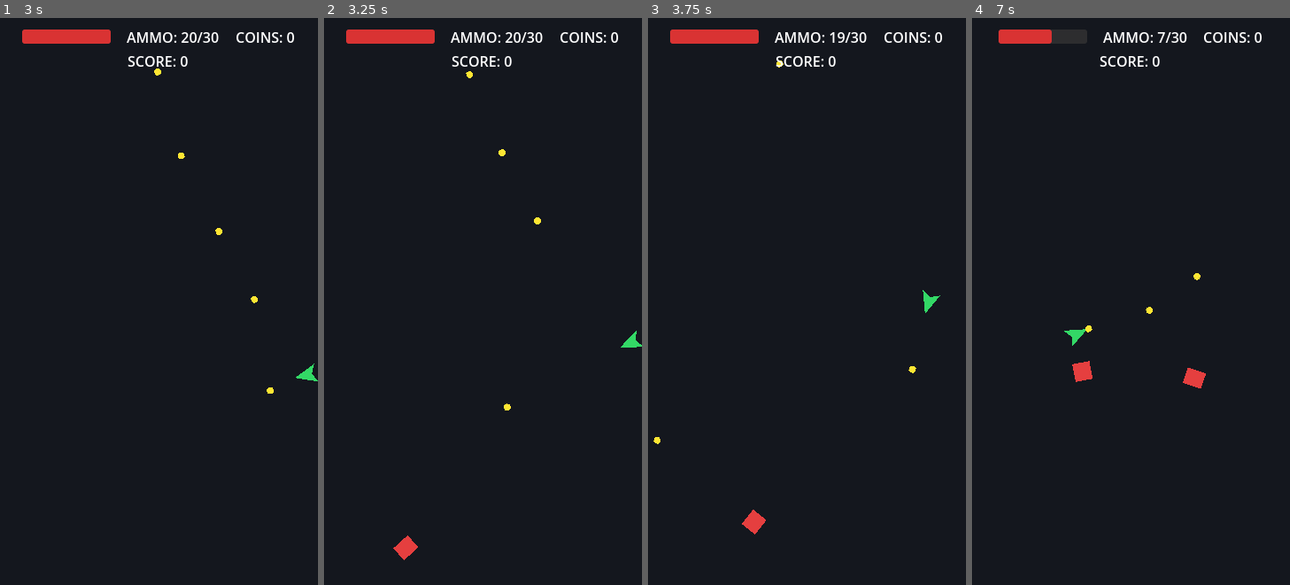
Above: before the commit, frames 1-4 (left to right).
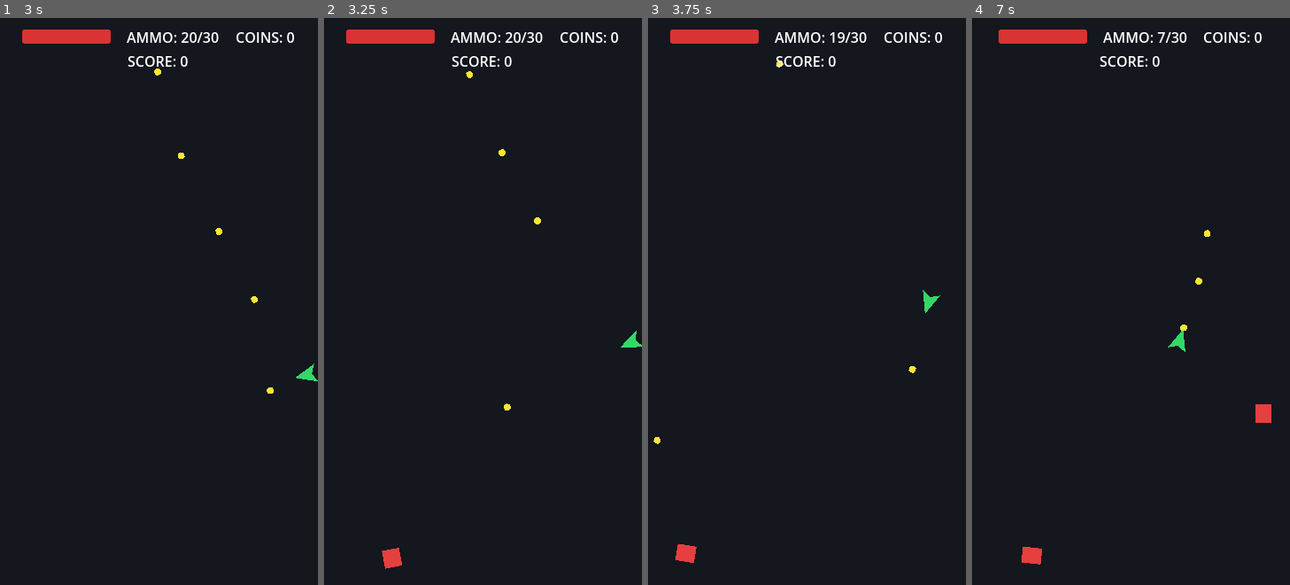
Above: after the commit, the same moments.

Repository: infantex-team/godot-survive-shoot
Game: Godot game, scene res://Game/game_view.tscn
The game is run twice, just before and just after one commit, with the same random seed, the same clock (stepped at 60 frames per second) and the same inputs.
Inputs (mouse positions are in pixels of both pictures, inside the frame that each line leads up to):
- Up to frame 1 (3 s): tap Enter at 0.5 s; move the mouse to (228, 273) at 0.52 s; press the mouse at (228, 273) at 0.53 s; hold D (move_right) 0.53-1.28 s; move the mouse to (95, 329) at 1.27 s; release the mouse at (95, 329) at 1.28 s; hold S (move_down) 1.28-2.03 s; click (95, 329) at 1.35 s; move the mouse to (190, 176) at 2.02 s; press the mouse at (190, 176) at 2.03 s; hold D (move_right) 2.03-2.78 s; move the mouse to (143, 414) at 2.77 s; release the mouse at (143, 414) at 2.78 s; hold W (move_up) from 2.78 s (still down); click (143, 414) at 2.85 s
- Up to frame 2 (3.25 s): keep holding W (move_up)
- Up to frame 3 (3.75 s): move the mouse to (902, 386) at 3.52 s; release W (move_up) at 3.53 s; press the mouse at (902, 386) at 3.53 s; hold A (move_left) from 3.53 s (still down)
- Up to frame 4 (7 s): move the mouse to (1035, 216) at 4.27 s; release the mouse at (1035, 216) at 4.28 s; click (1035, 216) at 4.35 s; move the mouse to (1146, 301) at 5.02 s; release A (move_left) at 5.03 s; press the mouse at (1146, 301) at 5.03 s; hold S (move_down) 5.03-5.78 s; move the mouse to (1083, 159) at 5.77 s; release the mouse at (1083, 159) at 5.78 s; hold D (move_right) 5.78-6.53 s; click (1083, 159) at 5.85 s; move the mouse to (1200, 273) at 6.52 s; press the mouse at (1200, 273) at 6.53 s; hold W (move_up) from 6.53 s (still down)

Frame 1 is identical in both runs. In frame 2, 0.3% of the frame differs, in the area x 18-30%, y 91-98%; in frame 3, 0.3%; in frame 4, 1.3%, in the area x 15-95%, y 2-97%.

Commit message:
+ improve enemy behaviour

Diff:
--- a/Game/Enemy/enemy.gd
+++ b/Game/Enemy/enemy.gd
@@ -3,48 +3,122 @@
 
 signal enemy_died(score_value: int)
 
-@export var speed: float = 80.0
+enum AIState {
+	PATROL,
+	CHASE,
+	INVESTIGATE,
+	RETURN
+}
+
+const PLAYER_GROUP := "player"
+const ENEMY_GROUP := "enemies"
+const WALL_COLLISION_MASK := 8
+
+@export_category("Combat")
 @export var max_hp: int = 3
 @export var damage: int = 1
 @export var attack_cooldown: float = 1.0
 @export var score_value: int = 10
 
+@export_category("Movement")
+@export var patrol_speed: float = 70.0
+@export var chase_speed: float = 110.0
+@export var investigate_speed: float = 85.0
+@export var return_speed: float = 85.0
+@export var acceleration: float = 700.0
+@export var turn_speed: float = 12.0
+@export var waypoint_reached_distance: float = 14.0
+@export var path_update_interval: float = 0.25
+@export var target_repath_distance: float = 16.0
+
+@export_category("Patrol")
+@export var patrol_waypoints: Array[Vector2] = []
+@export var loop_patrol: bool = true
+@export var ping_pong_patrol: bool = false
+@export var wait_at_waypoint: float = 0.15
+
+@export_category("Detection")
+@export var vision_range: float = 220.0
+@export_range(1.0, 360.0, 1.0, "degrees") var field_of_view_degrees: float = 95.0
+@export var sight_memory_time: float = 0.65
+@export var min_state_time: float = 0.2
+
+@export_category("Investigation")
+@export var search_duration: float = 3.0
+@export var search_radius: float = 48.0
+@export var search_retarget_interval: float = 0.7
+
+@export_category("Avoidance")
+@export var separation_radius: float = 30.0
+@export var separation_strength: float = 95.0
+
 @onready var hit_box: Area2D = $HitBox
 @onready var attack_timer: Timer = $AttackTimer
 @onready var anim_player: AnimationPlayer = $AnimationPlayer
 @onready var health_bar: Node2D = $HealthBar
+@onready var navigation_agent: NavigationAgent2D = $NavigationAgent2D
 
 var current_hp: int
 var target_player: Player = null
+
+var state: int = AIState.PATROL
+var last_known_player_position: Vector2
+
 var _player_in_hitbox: bool = false
+var _patrol_index: int = 0
+var _saved_patrol_index: int = 0
+var _patrol_direction: int = 1
+var _patrol_wait_remaining: float = 0.0
+var _search_remaining: float = 0.0
+var _search_retarget_remaining: float = 0.0
+var _is_searching_area: bool = false
+var _state_time: float = 0.0
+var _time_since_seen: float = INF
+var _path_update_remaining: float = 0.0
+var _current_move_target: Vector2
+var _has_move_target: bool = false
+var _last_facing_direction: Vector2 = Vector2.RIGHT
 
 func _ready() -> void:
 	current_hp = max_hp
 	attack_timer.wait_time = attack_cooldown
 	attack_timer.one_shot = true
+	_current_move_target = global_position
+	last_known_player_position = global_position
 
 	hit_box.body_entered.connect(_on_hitbox_body_entered)
 	hit_box.body_exited.connect(_on_hitbox_body_exited)
 
+	if navigation_agent:
+		navigation_agent.path_desired_distance = waypoint_reached_distance
+		navigation_agent.target_desired_distance = waypoint_reached_distance
+		navigation_agent.radius = max(8.0, separation_radius * 0.35)
+		navigation_agent.max_speed = chase_speed
+		navigation_agent.avoidance_enabled = true
+
+	_normalize_patrol_route()
+	_acquire_player()
+
 	if anim_player.has_animation("walk"):
 		anim_player.play("walk")
 
 func _physics_process(delta: float) -> void:
-	if not is_instance_valid(target_player):
-		var players = get_tree().get_nodes_in_group("player")
-		if players.size() > 0:
-			target_player = players[0] as Player
-
-	if is_instance_valid(target_player) and not target_player.is_dead:
-		var dir = (target_player.global_position - global_position).normalized()
-		velocity = dir * speed
-		look_at(target_player.global_position)
-		move_and_slide()
-	else:
-		velocity = Vector2.ZERO
+	_state_time += delta
+	_path_update_remaining = maxf(0.0, _path_update_remaining - delta)
+	_update_player_memory(delta)
+	_update_state(delta)
+	_move_for_state(delta)
 
 	if _player_in_hitbox and attack_timer.is_stopped():
 		_deal_damage_to_player()
+
+func configure_patrol_route(points: Array[Vector2]) -> void:
+	patrol_waypoints = points.duplicate()
+	_normalize_patrol_route()
+	state = AIState.PATROL
+	_patrol_index = _get_nearest_patrol_index()
+	_saved_patrol_index = _patrol_index
+	_set_move_target(_get_current_patrol_point(), true)
 
 func take_damage(amount: int) -> void:
 	current_hp -= amount
@@ -60,9 +134,260 @@
 		target_player.add_coin(1)
 	queue_free()
 
+func _update_player_memory(delta: float) -> void:
+	if not is_instance_valid(target_player) or target_player.is_dead:
+		_acquire_player()
+
+	if is_instance_valid(target_player) and not target_player.is_dead and _can_see_player(target_player):
+		last_known_player_position = target_player.global_position
+		_time_since_seen = 0.0
+	else:
+		_time_since_seen += delta
+
+func _update_state(delta: float) -> void:
+	match state:
+		AIState.PATROL:
+			if _can_change_state() and _has_recent_player_sight():
+				_change_state(AIState.CHASE)
+		AIState.CHASE:
+			if _has_recent_player_sight():
+				return
+			if _can_change_state() and _time_since_seen >= sight_memory_time:
+				_change_state(AIState.INVESTIGATE)
+		AIState.INVESTIGATE:
+			if _is_searching_area:
+				_search_remaining -= delta
+				_search_retarget_remaining -= delta
+			if _can_change_state() and _has_recent_player_sight():
+				_change_state(AIState.CHASE)
+			elif _is_searching_area and _search_remaining <= 0.0 and _can_change_state():
+				_change_state(AIState.RETURN)
+		AIState.RETURN:
+			if _can_change_state() and _has_recent_player_sight():
+				_change_state(AIState.CHASE)
+			elif _is_at_position(_get_current_patrol_point()):
+				_change_state(AIState.PATROL)
+
+func _move_for_state(delta: float) -> void:
+	var desired_speed := patrol_speed
+	match state:
+		AIState.PATROL:
+			desired_speed = patrol_speed
+			_update_patrol_target(delta)
+		AIState.CHASE:
+			desired_speed = chase_speed
+			_set_move_target(last_known_player_position)
+		AIState.INVESTIGATE:
+			desired_speed = investigate_speed
+			_update_investigation_target()
+		AIState.RETURN:
+			desired_speed = return_speed
+			_set_move_target(_get_current_patrol_point())
+
+	var desired_velocity := _get_desired_velocity(desired_speed)
+	desired_velocity += _get_separation_velocity()
+	if desired_velocity.length() > desired_speed:
+		desired_velocity = desired_velocity.normalized() * desired_speed
+
+	velocity = velocity.move_toward(desired_velocity, acceleration * delta)
+	move_and_slide()
+	_update_facing(delta)
+	_update_animation()
+
+func _update_patrol_target(delta: float) -> void:
+	if patrol_waypoints.is_empty():
+		_set_move_target(global_position)
+		return
+
+	if _patrol_wait_remaining > 0.0:
+		_patrol_wait_remaining -= delta
+		_has_move_target = false
+		return
+
+	var patrol_point := _get_current_patrol_point()
+	_set_move_target(patrol_point)
+	if _is_at_position(patrol_point):
+		_advance_patrol_index()
+		_patrol_wait_remaining = wait_at_waypoint
+		_set_move_target(_get_current_patrol_point(), true)
+
+func _update_investigation_target() -> void:
+	if not _is_searching_area:
+		_set_move_target(last_known_player_position)
+		if _is_at_position(last_known_player_position):
+			_is_searching_area = true
+			_search_remaining = search_duration
+			_search_retarget_remaining = 0.0
+		return
+
+	if not _has_move_target or _is_at_position(_current_move_target) or _search_retarget_remaining <= 0.0:
+		var offset := Vector2.RIGHT.rotated(randf() * TAU) * randf_range(0.0, search_radius)
+		_set_move_target(last_known_player_position + offset, true)
+		_search_retarget_remaining = search_retarget_interval
+
+func _get_desired_velocity(desired_speed: float) -> Vector2:
+	if not _has_move_target:
+		return Vector2.ZERO
+
+	var next_position := _current_move_target
+	if navigation_agent and not navigation_agent.is_navigation_finished():
+		next_position = navigation_agent.get_next_path_position()
+
+	var to_next := next_position - global_position
+	if to_next.length() <= waypoint_reached_distance * 0.5:
+		to_next = _current_move_target - global_position
+	if to_next.length() <= 1.0:
+		return Vector2.ZERO
+	return to_next.normalized() * desired_speed
+
+func _set_move_target(target: Vector2, force: bool = false) -> void:
+	if not force and _has_move_target:
+		if _current_move_target.distance_to(target) < target_repath_distance:
+			return
+		if _path_update_remaining > 0.0:
+			return
+
+	_has_move_target = true
+	_current_move_target = target
+	_path_update_remaining = path_update_interval
+	if navigation_agent:
+		navigation_agent.target_position = target
+
+func _change_state(next_state: int) -> void:
+	if state == next_state:
+		return
+	var previous_state := state
+	state = next_state
+	_state_time = 0.0
+	_patrol_wait_remaining = 0.0
+	if previous_state == AIState.PATROL:
+		_saved_patrol_index = _patrol_index
+
+	match state:
+		AIState.PATROL:
+			_patrol_index = clampi(_saved_patrol_index, 0, patrol_waypoints.size() - 1)
+			_set_move_target(_get_current_patrol_point(), true)
+		AIState.CHASE:
+			_set_move_target(last_known_player_position, true)
+		AIState.INVESTIGATE:
+			_search_remaining = search_duration
+			_search_retarget_remaining = search_retarget_interval
+			_is_searching_area = false
+			_set_move_target(last_known_player_position, true)
+		AIState.RETURN:
+			_patrol_index = clampi(_saved_patrol_index, 0, patrol_waypoints.size() - 1)
+			_set_move_target(_get_current_patrol_point(), true)
+
+func _can_see_player(player: Player) -> bool:
+	if not is_instance_valid(player) or player.is_dead:
+		return false
+
+	var to_player := player.global_position - global_position
+	if to_player.length() > vision_range:
+		return false
+
+	var facing := _last_facing_direction
+	if velocity.length() > 5.0:
+		facing = velocity.normalized()
+
+	var half_fov := deg_to_rad(field_of_view_degrees) * 0.5
+	if absf(facing.angle_to(to_player.normalized())) > half_fov:
+		return false
+
+	var query := PhysicsRayQueryParameters2D.create(global_position, player.global_position, WALL_COLLISION_MASK)
+	query.exclude = [self]
+	var hit := get_world_2d().direct_space_state.intersect_ray(query)
+	return hit.is_empty()
+
+func _get_separation_velocity() -> Vector2:
+	var separation := Vector2.ZERO
+	for node in get_tree().get_nodes_in_group(ENEMY_GROUP):
+		if node == self or not is_instance_valid(node) or not (node is Node2D):
+			continue
+		var other := node as Node2D
+		var offset := global_position - other.global_position
+		var distance := offset.length()
+		if distance > 0.01 and distance < separation_radius:
+			separation += offset.normalized() * (1.0 - distance / separation_radius)
+	return separation * separation_strength
+
+func _normalize_patrol_route() -> void:
+	if patrol_waypoints.is_empty():
+		patrol_waypoints = [
+			global_position + Vector2(-48.0, 0.0),
+			global_position + Vector2(48.0, 0.0)
+		]
+	_patrol_index = clampi(_patrol_index, 0, patrol_waypoints.size() - 1)
+	_set_move_target(_get_current_patrol_point(), true)
+
+func _advance_patrol_index() -> void:
+	if patrol_waypoints.size() <= 1:
+		return
+
+	if ping_pong_patrol:
+		if _patrol_index >= patrol_waypoints.size() - 1:
+			_patrol_direction = -1
+		elif _patrol_index <= 0:
+			_patrol_direction = 1
+		_patrol_index += _patrol_direction
+	elif loop_patrol:
+		_patrol_index = (_patrol_index + 1) % patrol_waypoints.size()
+	else:
+		_patrol_index = mini(_patrol_index + 1, patrol_waypoints.size() - 1)
+
+func _get_current_patrol_point() -> Vector2:
+	if patrol_waypoints.is_empty():
+		return global_position
+	return patrol_waypoints[_patrol_index]
+
+func _get_nearest_patrol_index() -> int:
+	if patrol_waypoints.is_empty():
+		return 0
+
+	var nearest_index := 0
+	var nearest_distance := INF
+	for index in range(patrol_waypoints.size()):
+		var distance := global_position.distance_squared_to(patrol_waypoints[index])
+		if distance < nearest_distance:
+			nearest_distance = distance
+			nearest_index = index
+	return nearest_index
+
+func _is_at_position(point: Vector2) -> bool:
+	return global_position.distance_to(point) <= waypoint_reached_distance
+
+func _has_recent_player_sight() -> bool:
+	return _time_since_seen <= sight_memory_time
+
+func _can_change_state() -> bool:
+	return _state_time >= min_state_time
+
+func _acquire_player() -> void:
+	target_player = null
+	for node in get_tree().get_nodes_in_group(PLAYER_GROUP):
+		if node is Player and is_instance_valid(node) and not node.is_dead:
+			target_player = node
+			return
+
+func _update_facing(delta: float) -> void:
+	if velocity.length() <= 5.0:
+		return
+	_last_facing_direction = velocity.normalized()
+	var target_rotation := _last_facing_direction.angle()
+	rotation = lerp_angle(rotation, target_rotation, clampf(turn_speed * delta, 0.0, 1.0))
+
+func _update_animation() -> void:
+	if velocity.length() > 2.0:
+		if anim_player.has_animation("walk") and anim_player.current_animation != "walk":
+			anim_player.play("walk")
+	else:
+		if anim_player.has_animation("idle") and anim_player.current_animation != "idle":
+			anim_player.play("idle")
+
 func _on_hitbox_body_entered(body: Node2D) -> void:
 	if body is Player:
 		_player_in_hitbox = true
+		target_player = body
 		if attack_timer.is_stopped():
 			_deal_damage_to_player()
 
--- a/Game/Enemy/enemy.tscn
+++ b/Game/Enemy/enemy.tscn
@@ -51,7 +51,7 @@
 
 [node name="Enemy" type="CharacterBody2D" groups=["enemies"]]
 collision_layer = 2
-collision_mask = 13
+collision_mask = 11
 script = ExtResource("1_enemy_script")
 
 [node name="CollisionShape2D" type="CollisionShape2D" parent="."]
@@ -70,6 +70,11 @@
 
 [node name="AttackTimer" type="Timer" parent="."]
 
+[node name="NavigationAgent2D" type="NavigationAgent2D" parent="."]
+path_desired_distance = 14.0
+target_desired_distance = 14.0
+avoidance_enabled = true
+
 [node name="HealthBar" type="Node2D" parent="."]
 script = ExtResource("2_health_bar_script")
 
--- a/Game/game_view.gd
+++ b/Game/game_view.gd
@@ -46,6 +46,7 @@
 	var enemy := enemy_scene.instantiate() as Enemy
 	enemies_container.add_child(enemy)
 	enemy.global_position = _get_random_spawn_position()
+	enemy.configure_patrol_route(_build_patrol_route(enemy.global_position))
 	enemy.enemy_died.connect(_on_enemy_died)
 
 func _get_random_spawn_position() -> Vector2:
@@ -59,6 +60,21 @@
 			return Vector2(30, randf_range(30, 610))
 		_: # Right
 			return Vector2(330, randf_range(30, 610))
+
+func _build_patrol_route(origin: Vector2) -> Array[Vector2]:
+	var route: Array[Vector2] = []
+	var patrol_radius := randf_range(45.0, 85.0)
+	var start_angle := randf() * TAU
+	for index in range(4):
+		var offset := Vector2.RIGHT.rotated(start_angle + TAU * float(index) / 4.0) * patrol_radius
+		route.append(_clamp_to_arena(origin + offset))
+	return route
+
+func _clamp_to_arena(point: Vector2) -> Vector2:
+	return Vector2(
+		clampf(point.x, 30.0, 330.0),
+		clampf(point.y, 30.0, 610.0)
+	)
 
 func _on_enemy_died(points: int) -> void:
 	score += points
